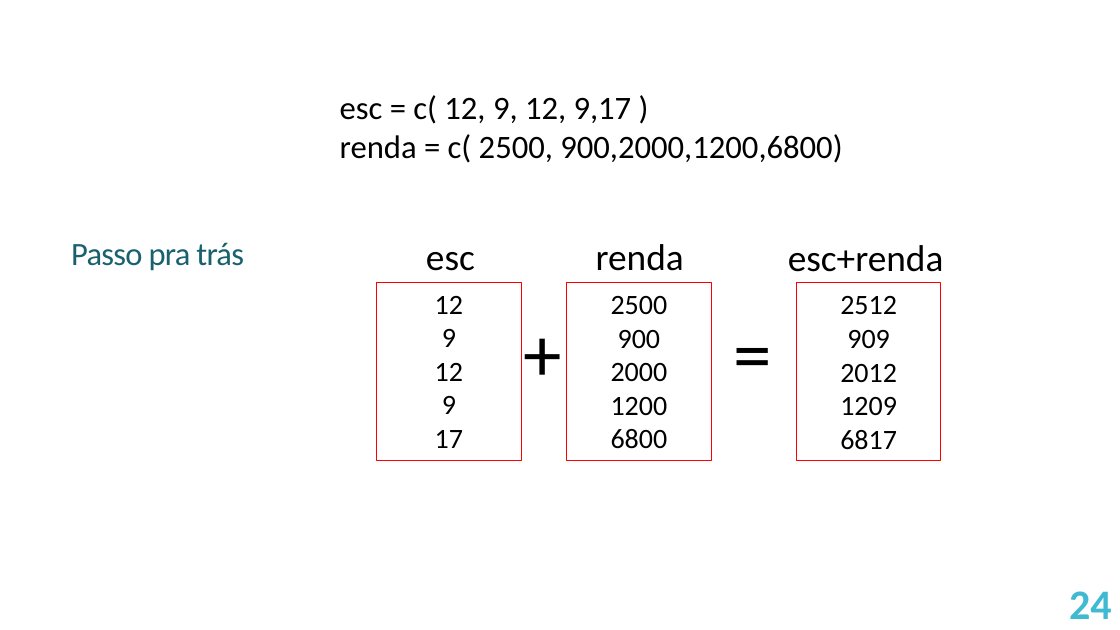
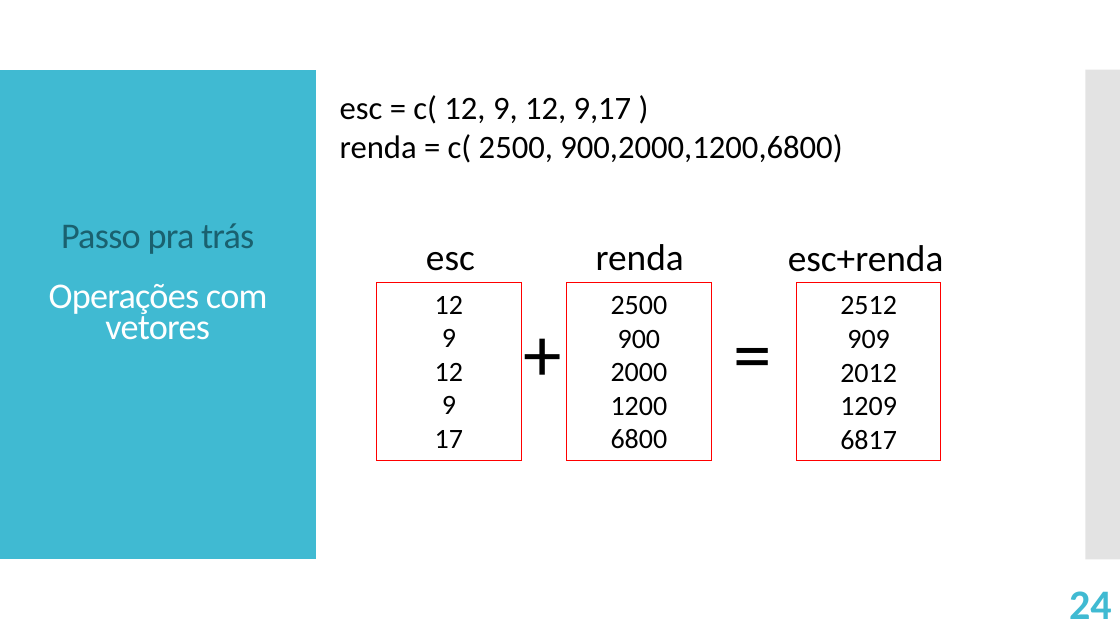
Before and after one commit to victorgalcantara/R-Intro, a slide deck: slide 24 of A01 - É de comer/A01 - Explore I.odp. Drawn at 1120x630 pixels with LibreOffice and Linux fonts; fonts in the diff are those of the drawing. Boxes give left, top, right and bottom in pixels: in the first picture for what was removed or moved away, otherwise in the second. Text is boxed around its words. In the diff, an @@ line names an element or a change of style, - is before the commit and + after.

```diff
--- a/A01 - É de comer/A01 - Explore I.odp
+++ b/A01 - É de comer/A01 - Explore I.odp
@@ freeform shape added at bbox=[0, 70, 317, 560], fill #40BAD2 @@
@@ freeform shape added at bbox=[1086, 70, 1120, 560], fill #C8C8C8 at 50% opacity @@
@@ text "Passo pra trás" at bbox=[49, 223, 268, 340]: size 27.9 to 31 pt @@
```
Also in this commit, not shown: 18 other slides changed, 1 slide added, 1 slide removed, 1 other file.
